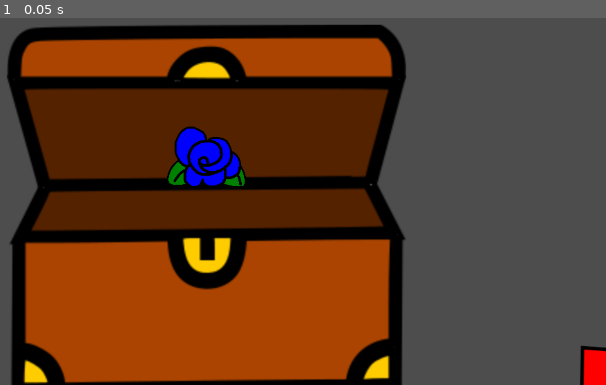
Above: before the commit, frame 1.
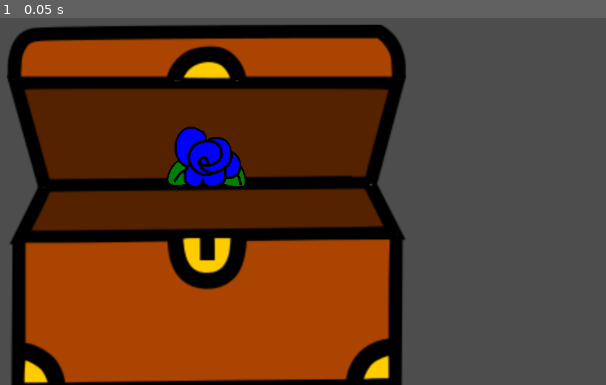
Above: after the commit, the same moment.

Repository: nicopattersonprudencio/gambling_demons
Game: Godot game, scene res://scenes/cofre.tscn
The game is run twice, just before and just after one commit, with the same random seed, the same clock (stepped at 60 frames per second) and the same inputs. The project has no main scene, so this scene is started directly.
Inputs:
- Up to frame 1 (0.05 s): no input

The runs differ from the first frame. In frame 1, 0.4% of the frame differs, in the area x 95-100%, y 89-100%.

Commit message:
flecha en tienda ayadida

Diff:
--- a/scenes/cofre.tscn
+++ b/scenes/cofre.tscn
@@ -154,7 +154,7 @@
 
 [node name="Sprite2D" type="Sprite2D" parent="."]
 material = SubResource("ShaderMaterial_dhfrm")
-position = Vector2(644, 311)
+position = Vector2(749, 311)
 scale = Vector2(0.8, 0.8)
 texture = ExtResource("6_ypnwh")
 
--- a/scenes/tienda.tscn
+++ b/scenes/tienda.tscn
@@ -7,6 +7,8 @@
 [ext_resource type="Texture2D" uid="uid://brmwfdo1jjkao" path="res://sprites/vendedor.png" id="4_4lx8e"]
 [ext_resource type="Texture2D" uid="uid://cs6trblcw6a4r" path="res://sprites/alfombra.png" id="4_k8wxw"]
 [ext_resource type="Texture2D" uid="uid://b561c0yl13nwv" path="res://sprites/precio.png" id="8_1afbe"]
+[ext_resource type="Shader" uid="uid://c1wk4m3axp30c" path="res://shaders/items.gdshader" id="8_hlcuo"]
+[ext_resource type="Texture2D" uid="uid://dmx1wic8n1lb3" path="res://sprites/flecha.png" id="9_77gaw"]
 
 [sub_resource type="RectangleShape2D" id="RectangleShape2D_lkpmm"]
 size = Vector2(208.225, 148.981)
@@ -26,6 +28,14 @@
 expand_margin_bottom = 5.0
 anti_aliasing_size = 10.0
 
+[sub_resource type="ShaderMaterial" id="ShaderMaterial_ahx5p"]
+shader = ExtResource("8_hlcuo")
+shader_parameter/glow_strength = 0.0
+shader_parameter/glow_color = Color(1, 1, 0.5, 1)
+
+[sub_resource type="RectangleShape2D" id="RectangleShape2D_c4go7"]
+size = Vector2(281.25, 165)
+
 [node name="Node2D" type="Node2D"]
 script = ExtResource("1_lkpmm")
 
@@ -209,6 +219,19 @@
 theme_override_colors/font_color = Color(0, 0, 0, 1)
 theme_override_font_sizes/font_size = 60
 text = "3$"
+
+[node name="Sprite2D" type="Sprite2D" parent="."]
+material = SubResource("ShaderMaterial_ahx5p")
+position = Vector2(749, 311)
+scale = Vector2(0.8, 0.8)
+texture = ExtResource("9_77gaw")
+
+[node name="Area2D" type="Area2D" parent="Sprite2D"]
+
+[node name="CollisionShape2D" type="CollisionShape2D" parent="Sprite2D/Area2D"]
+position = Vector2(-5.625, 0)
+scale = Vector2(1, 1)
+shape = SubResource("RectangleShape2D_c4go7")
 
 [connection signal="area_entered" from="Inventario/Area2D" to="." method="_on_area_2d_area_entered"]
 [connection signal="area_exited" from="Inventario/Area2D" to="." method="_on_area_2d_area_exited"]
@@ -228,3 +251,6 @@
 [connection signal="mouse_exited" from="Inventario/Area2D4" to="." method="_on_area_2d_4_mouse_exited"]
 [connection signal="mouse_entered" from="Label2/Area2D" to="." method="_on_area_tu_dinero_mouse_entered"]
 [connection signal="mouse_exited" from="Label2/Area2D" to="." method="_on_area_tu_dinero_mouse_exited"]
+[connection signal="input_event" from="Sprite2D/Area2D" to="." method="input_flecha"]
+[connection signal="mouse_entered" from="Sprite2D/Area2D" to="." method="entrando_flecha"]
+[connection signal="mouse_exited" from="Sprite2D/Area2D" to="." method="saliendo_flecha"]
--- a/scripts/tienda.gd
+++ b/scripts/tienda.gd
@@ -596,3 +596,32 @@
 
 func _on_area_tu_dinero_mouse_exited() -> void:
 	$Label7.visible = false
+
+
+func input_flecha(viewport,
+	event,
+	shape_idx
+) -> void:
+
+	if event is InputEventMouseButton:
+
+		if event.button_index == MOUSE_BUTTON_LEFT:
+
+			if event.pressed:
+
+				get_tree().change_scene_to_file(
+					"res://scenes/mapa.tscn"
+				)
+				Global.nivel += 1
+
+func entrando_flecha() -> void:
+	$Sprite2D.material.set_shader_parameter(
+		"glow_strength",
+		1.5
+	)
+
+func saliendo_flecha() -> void:
+	$Sprite2D.material.set_shader_parameter(
+		"glow_strength",
+		0
+	)
Not shown: 1 places in scenes/tienda.tscn that only renumber resources
